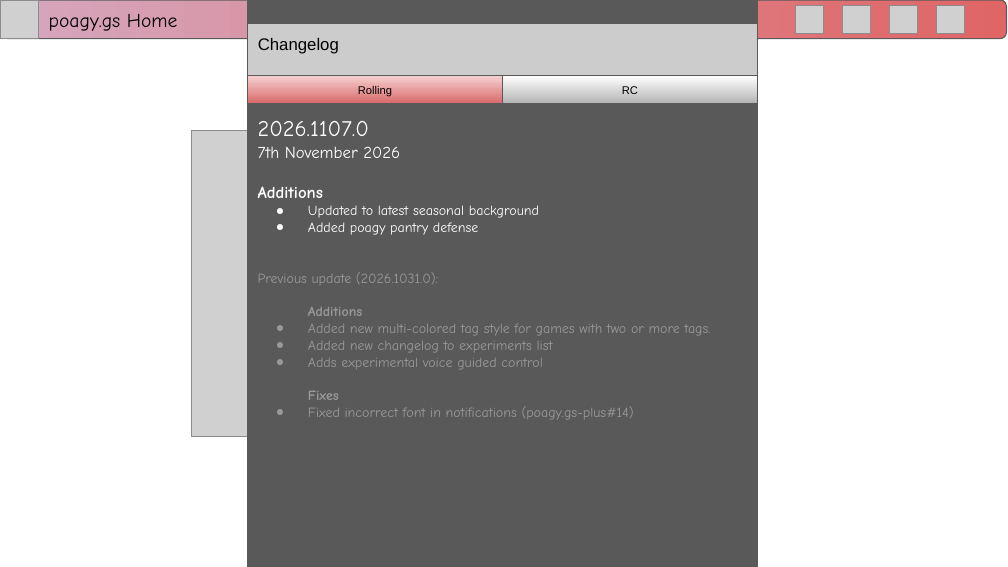
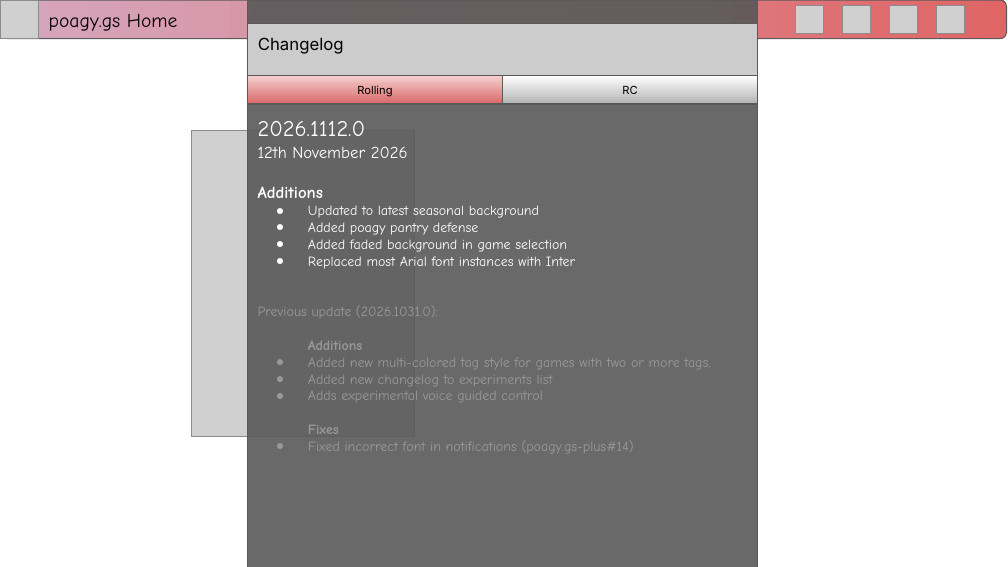
Before and after one commit to RitPigDev/poagy.gs-plus, a slide deck: slide 5 of poagy.gs+.pptx (slide 12 before the commit). Drawn at 1008x567 pixels with LibreOffice and Linux fonts; fonts in the diff are those of the drawing; grey boxes stand for pictures; background and template pictures are left out. Boxes give left, top, right and bottom in pixels: in the first picture for what was removed or moved away, otherwise in the second. Text is boxed around its words. In the diff, an @@ line names an element or a change of style, - is before the commit and + after.

```diff
--- a/poagy.gs+.pptx
+++ b/poagy.gs+.pptx
@@ rectangle "2026.1112.0" at box(248, 0, 758, 567): fill #595959 to #595959 at 90% opacity @@
@@ font Arial to Inter in 3 elements at box(248, 24, 758, 77), box(248, 76, 503, 104), box(503, 76, 758, 104) @@
@@ text in rectangle at box(258, 121, 408, 158): text changed @@
-2026.1107.0
-7th November 2026
+2026.1112.0
+12th November 2026
@@ text in rectangle at box(308, 239, 575, 269): paragraphs added @@
+● Added faded background in game selection
+● Replaced most Arial font instances with Inter
```
Also in this commit, not shown: 13 other slides changed.
